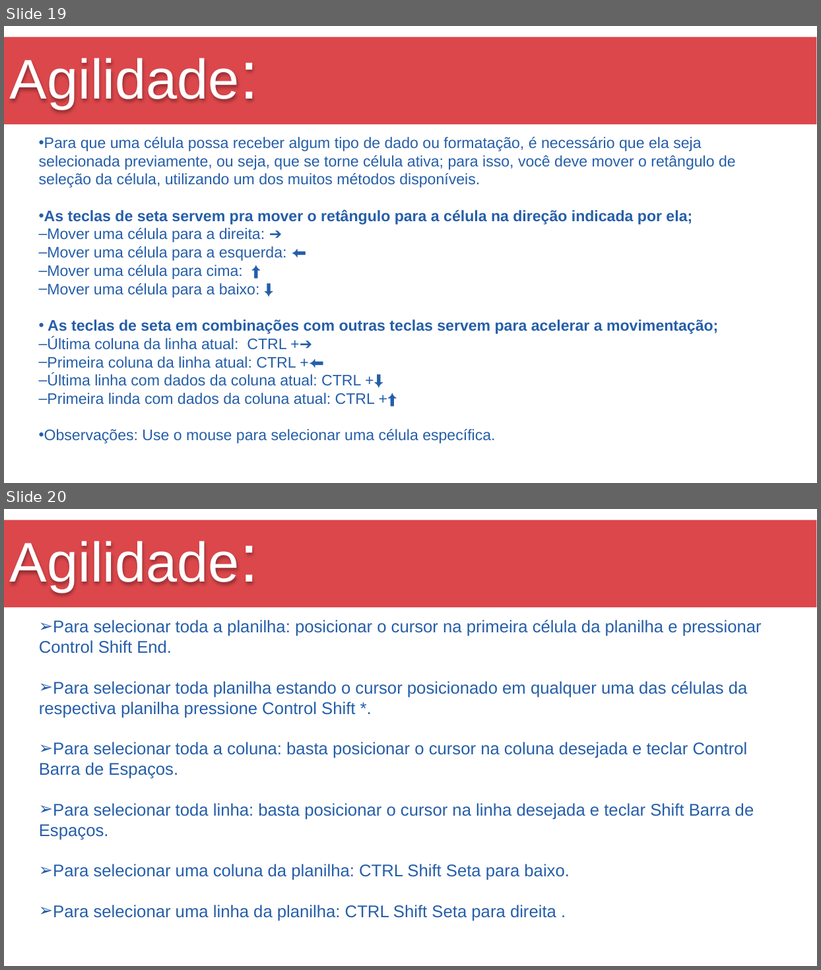
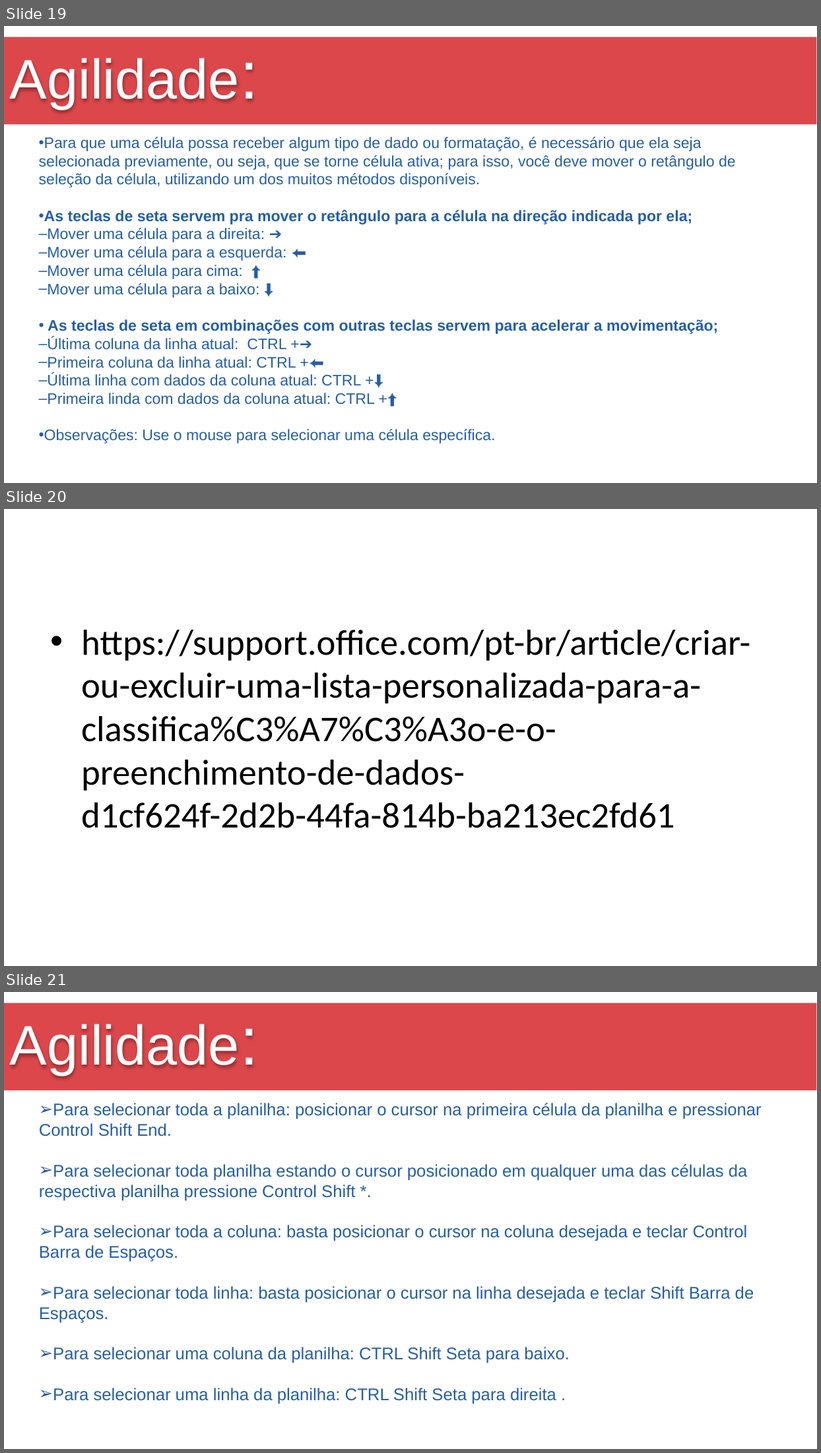
Before and after one commit to Marcsuper/TeachX, a slide deck: Turma Home Jan2018/1° Sabado/Aula 1/Apresentação Aula de Excel 1.pptx. Shown one above the other, each under a label of ours: slides 19 and 20 before the commit, slides 19, 20 and 21 after it. The pictures are 821x970 and 821x1453 pixels, drawn with LibreOffice and Linux fonts; fonts in the diff are those of the drawing. Boxes give left, top, right and bottom in pixels: in the first picture for what was removed or moved away, otherwise in the second. Text is boxed around its words. In the diff, an @@ line names an element or a change of style, - is before the commit and + after.

```diff
--- a/Turma Home Jan2018/1° Sabado/Aula 1/Apresentação Aula de Excel 1.pptx
+++ b/Turma Home Jan2018/1° Sabado/Aula 1/Apresentação Aula de Excel 1.pptx
@@ slide 20 added at (4, 509, 817, 966), background #FFFFFF @@
@@ text added at (81, 630, 750, 828), 42.6 pt, text #000000 @@
+• https://support.office.com/pt-br/article/criar-ou-excluir-uma-lista-personalizada-para-a-classifica%C3%A7%C3%A3o-e-o-preenchimento-de-dados-d1cf624f-2d2b-44fa-814b-ba213ec2fd61
@@ what was slide 20 is now slide 21 @@
```
Also in this commit, not shown: 1 slide changed, 2 other files.
